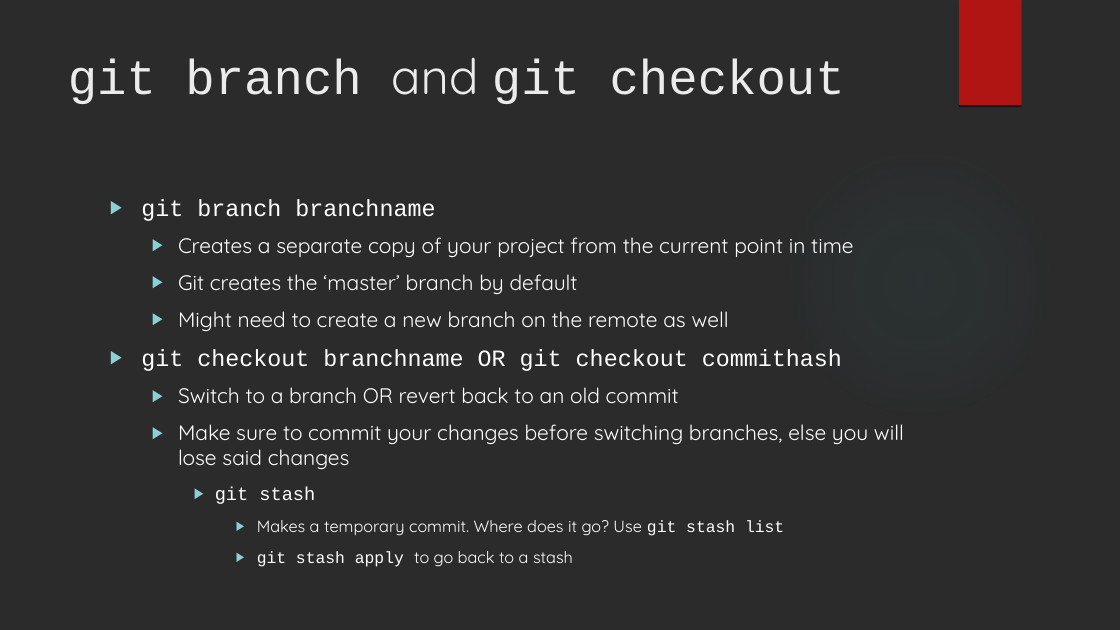
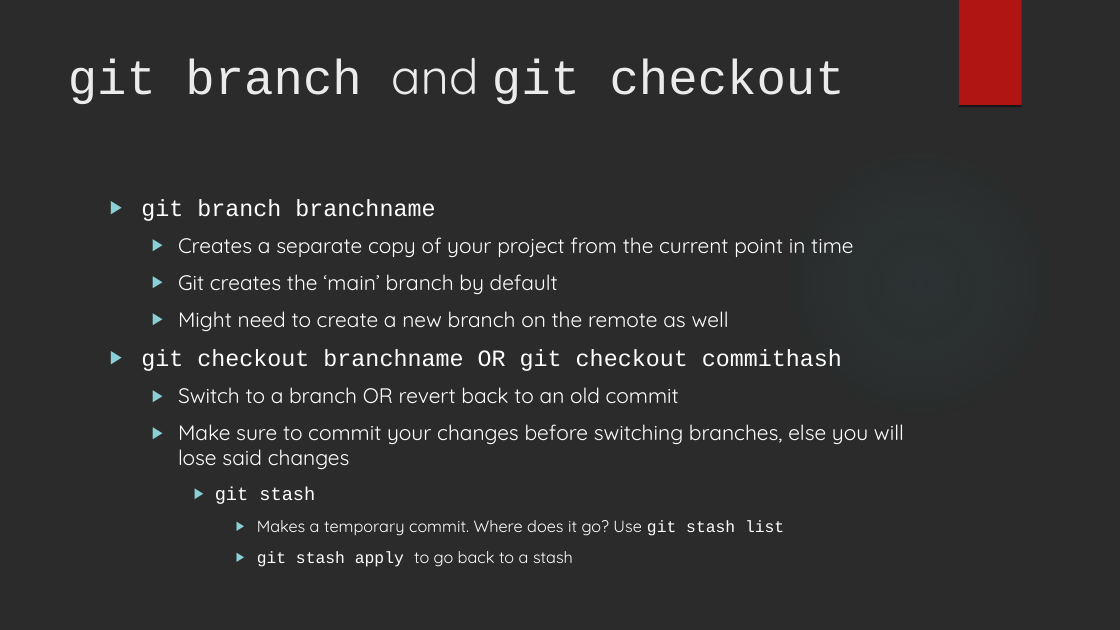
Before and after one commit to dvdmuckle/git101, a slide deck: slide 14 of Git 101.odp. Drawn at 1120x630 pixels with LibreOffice and Linux fonts; fonts in the diff are those of the drawing; background and template pictures are left out; a plain dark background stands for a picture behind light text. Boxes give left, top, right and bottom in pixels: in the first picture for what was removed or moved away, otherwise in the second. Text is boxed around its words. In the diff, an @@ line names an element or a change of style, - is before the commit and + after.

```diff
--- a/Git 101.odp
+++ b/Git 101.odp
@@ text at bbox=[178, 274, 558, 294]: text changed @@
-  ▶ Git creates the ‘master’ branch by default
+  ▶ Git creates the ‘main’ branch by default
```
Also in this commit, not shown: 4 other slides changed, 1 other file.
